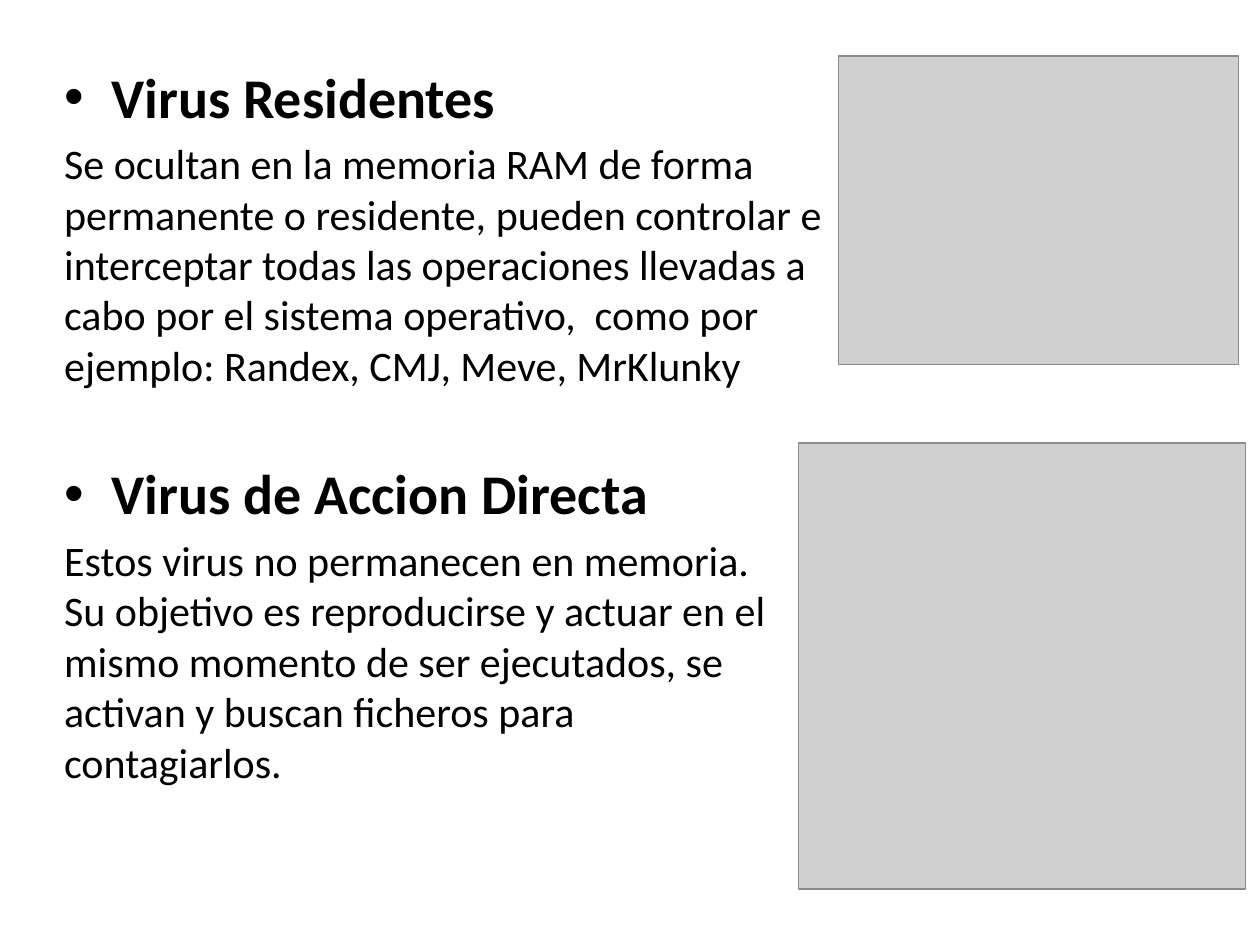
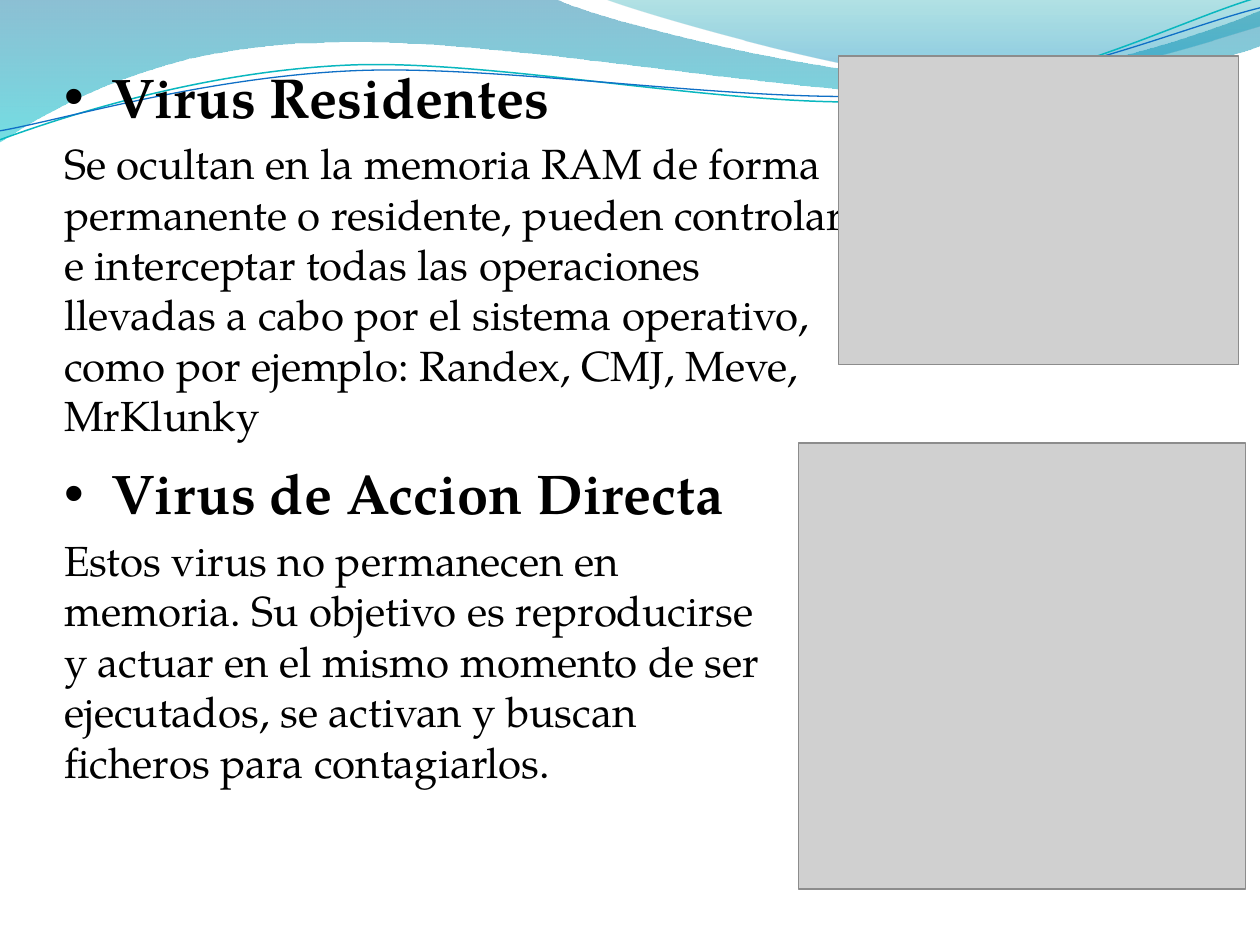
Before and after one commit to kleberloayzacastro/universidad, a slide deck: slide 12 of 2015-2016/clases/informatica_basica/clase_6/virus/clase_6_virus.pptx. Drawn at 1260x945 pixels with LibreOffice and Linux fonts; fonts in the diff are those of the drawing; grey boxes stand for pictures; background and template pictures are left out. Boxes give left, top, right and bottom in pixels: in the first picture for what was removed or moved away, otherwise in the second. Text is boxed around its words. In the diff, an @@ line names an element or a change of style, - is before the commit and + after.

```diff
--- a/2015-2016/clases/informatica_basica/clase_6/virus/clase_6_virus.pptx
+++ b/2015-2016/clases/informatica_basica/clase_6/virus/clase_6_virus.pptx
@@ freeform shape added at (0, 0, 1260, 142), fill gradient #0074A1 to #00C6CF @@
@@ freeform shape added at (0, 0, 1260, 147), outline #0AB8BF 0.85 pt @@
@@ freeform shape added at (0, 8, 1260, 141), outline #0F6FC6 0.75 pt @@
@@ freeform shape added at (604, 0, 1260, 87), fill gradient #00A1A9 to #008BBF @@
@@ text "Virus Residentes" at (64, 59, 843, 393): font Calibri to TeX Gyre Pagella @@
@@ text "Virus de Accion Directa" at (64, 473, 759, 790): font Calibri to TeX Gyre Pagella @@
```
Also in this commit, not shown: 12 other slides changed, 4 slides added, 1 other file.
